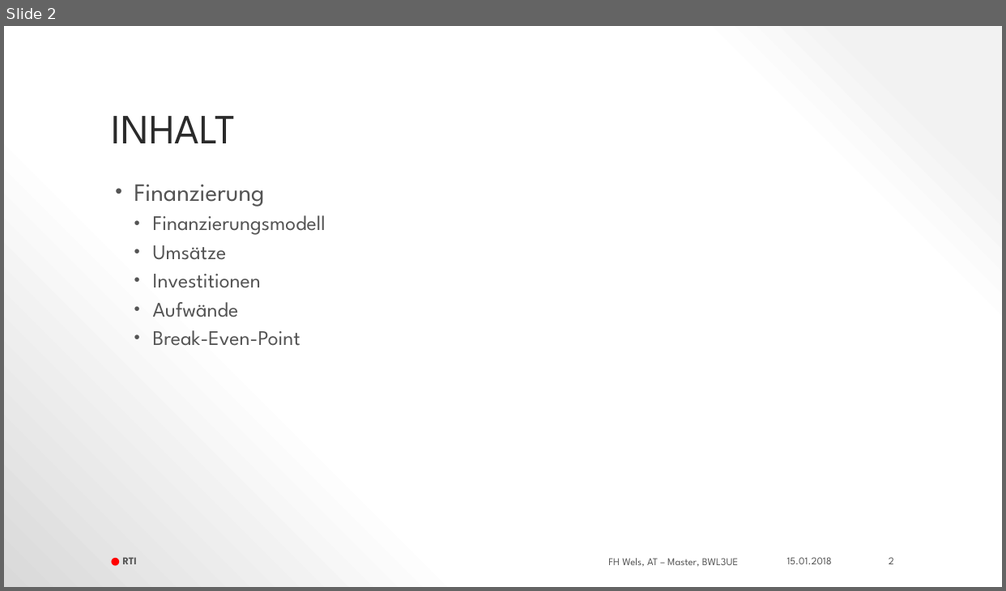
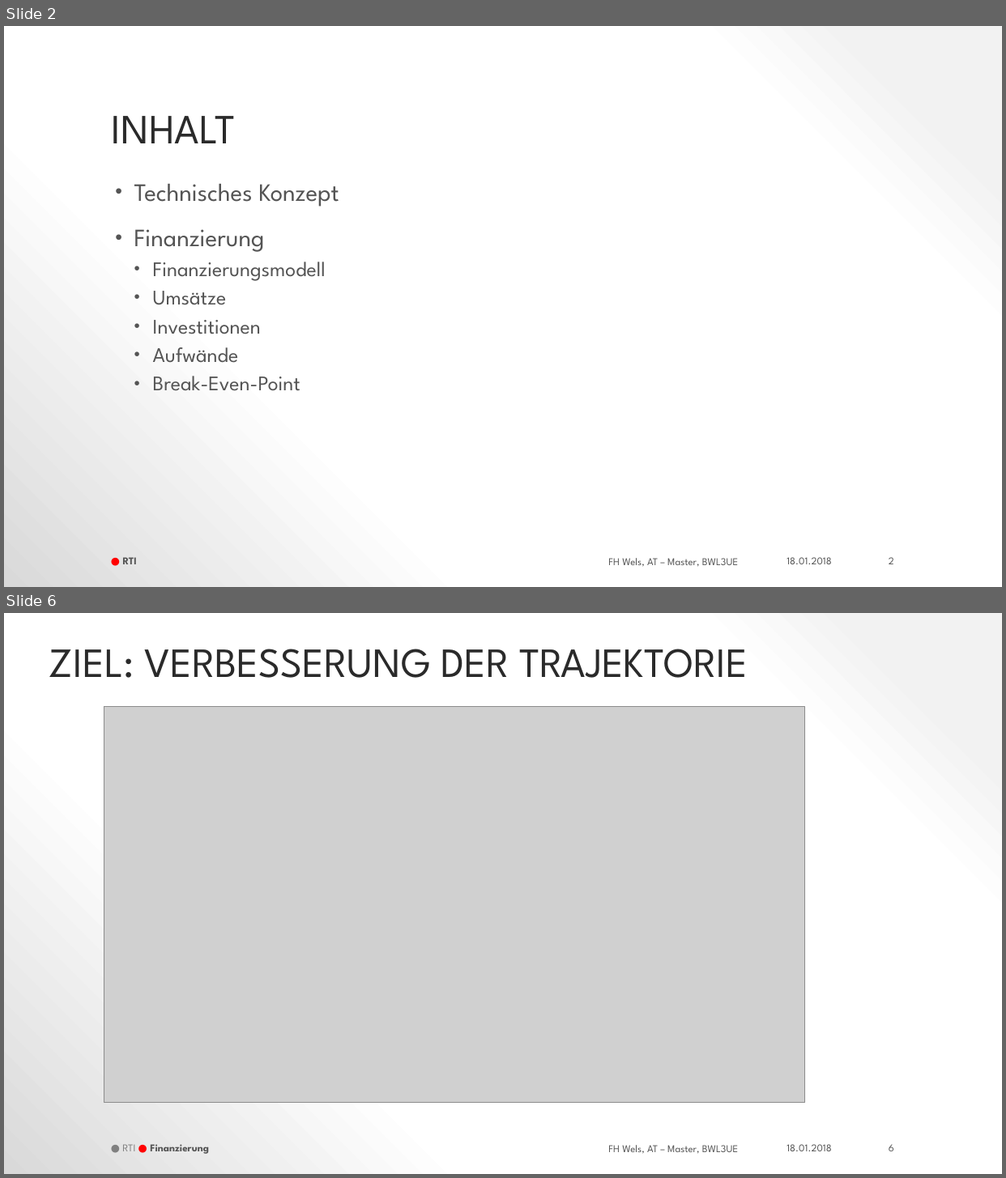
Before and after one commit to thunderbug1/BWL, a slide deck: Präsentation/RTI_Businessplan.pptx. Shown one above the other, each under a label of ours: slide 2 before the commit, slides 2 and 6 after it; the slides between them are not shown. The pictures are 1006x591 and 1006x1178 pixels, drawn with LibreOffice and Linux fonts; fonts in the diff are those of the drawing; grey boxes stand for pictures. Boxes give left, top, right and bottom in pixels: in the first picture for what was removed or moved away, otherwise in the second. Text is boxed around its words. In the diff, an @@ line names an element or a change of style, - is before the commit and + after.

```diff
--- a/Präsentation/RTI_Businessplan.pptx
+++ b/Präsentation/RTI_Businessplan.pptx
@@ slide 6 added at <box>4,613,1002,1174</box>, background gradient #F2F2F2 to #FFFFFF to #D9D9D9; not listed: 1 template element that a slide beside it also shows @@
@@ title added at <box>49,649,748,678</box>, 37.8 pt, text #2A2A2A @@
+ZIEL: VERBESSERUNG DER TRAJEKTORIE
@@ picture added at <box>104,706,805,1102</box> @@
@@ text added at <box>122,1144,209,1154</box>, 9.4 pt, text #545454, bold @@
+● RTI ● Finanzierung
@@ text added at <box>786,1144,832,1152</box>, 9.4 pt, text #545454 @@
+18.01.2018
@@ page number added at <box>889,1144,894,1152</box>, 9.4 pt, text #545454 @@
+6
@@ slide 2 changed as well @@
@@ text at <box>134,184,339,207</box>: paragraph added @@
+• Technisches Konzept
@@ text at <box>786,557,832,565</box>: text changed @@
-15.01.2018
+18.01.2018
```
Also in this commit, not shown: 10 other slides changed, 4 other slides added, 2 other files.
